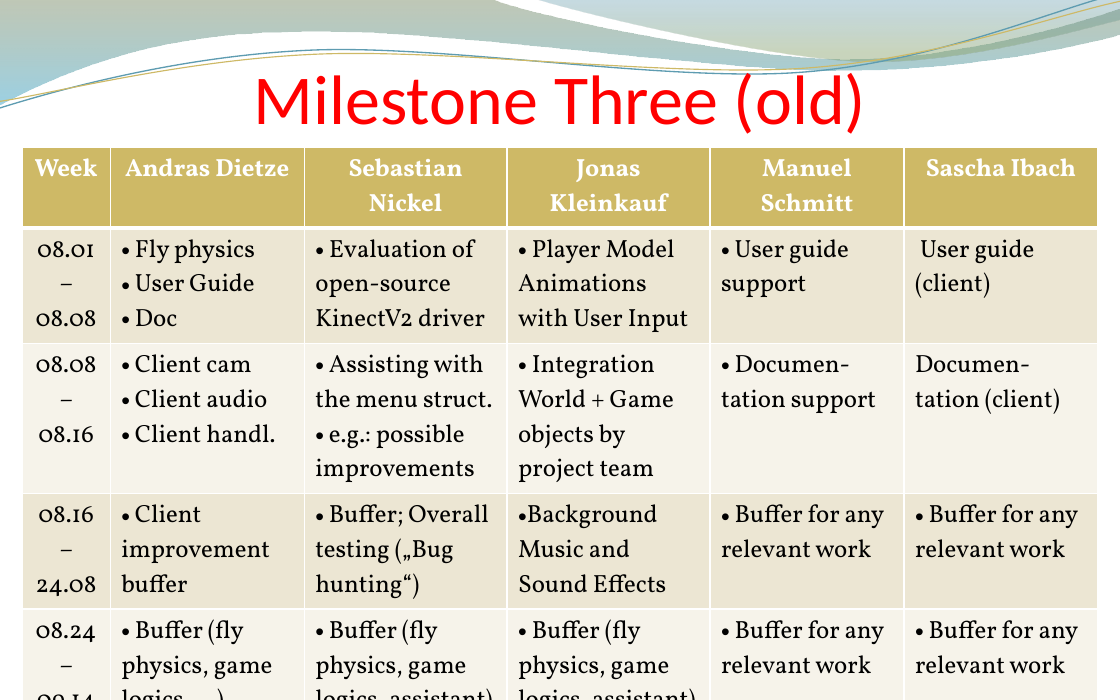
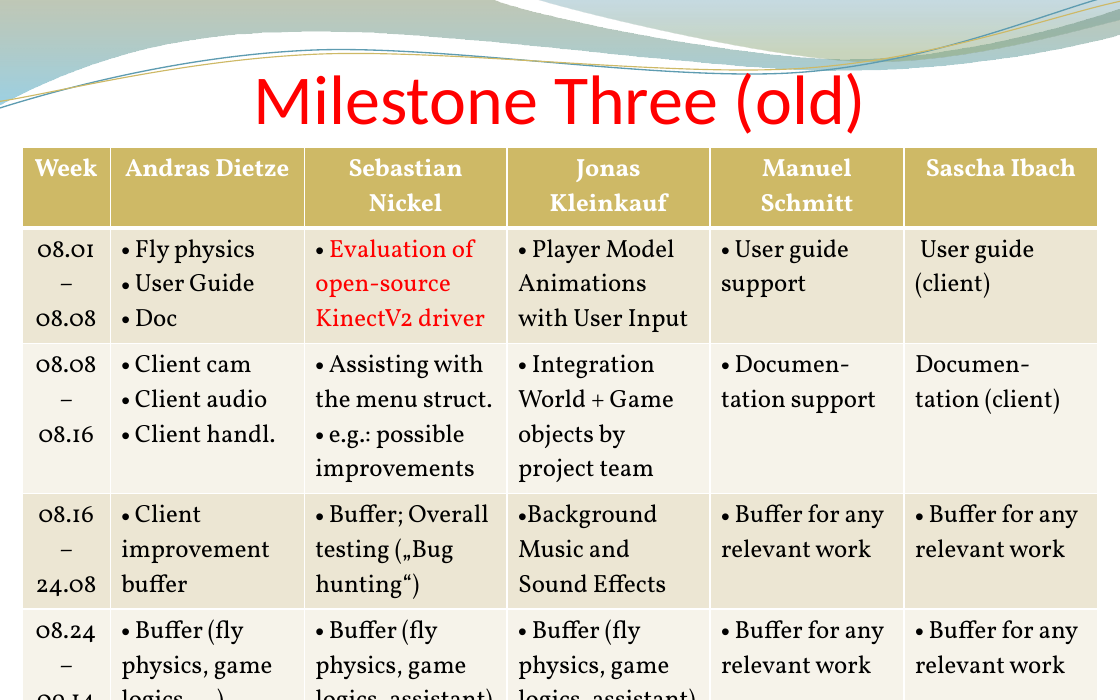
Before and after one commit to andreasdietze/Rift-WingsuitV2, a slide deck: slide 11 of Präsentationen/Zwischenpräsentation 16.06/Project proposal update 06.16 - Rift Wingsuit V2.pptx. Drawn at 1120x700 pixels with LibreOffice and Linux fonts; fonts in the diff are those of the drawing; background and template pictures are left out. Boxes give left, top, right and bottom in pixels: in the first picture for what was removed or moved away, otherwise in the second. Text is boxed around its words. In the diff, an @@ line names an element or a change of style, - is before the commit and + after.

Commit message:
updated time table for sebastian

```diff
--- a/Präsentationen/Zwischenpräsentation 16.06/Project proposal update 06.16 - Rift Wingsuit V2.pptx
+++ b/Präsentationen/Zwischenpräsentation 16.06/Project proposal update 06.16 - Rift Wingsuit V2.pptx
@@ table at bbox=[22, 147, 1098, 684] @@
@@ text colour #000000 to #FF0000 in "Evaluation of open-source KinectV2 driver" @@
```
Also in this commit, not shown: 5 other slides changed.
